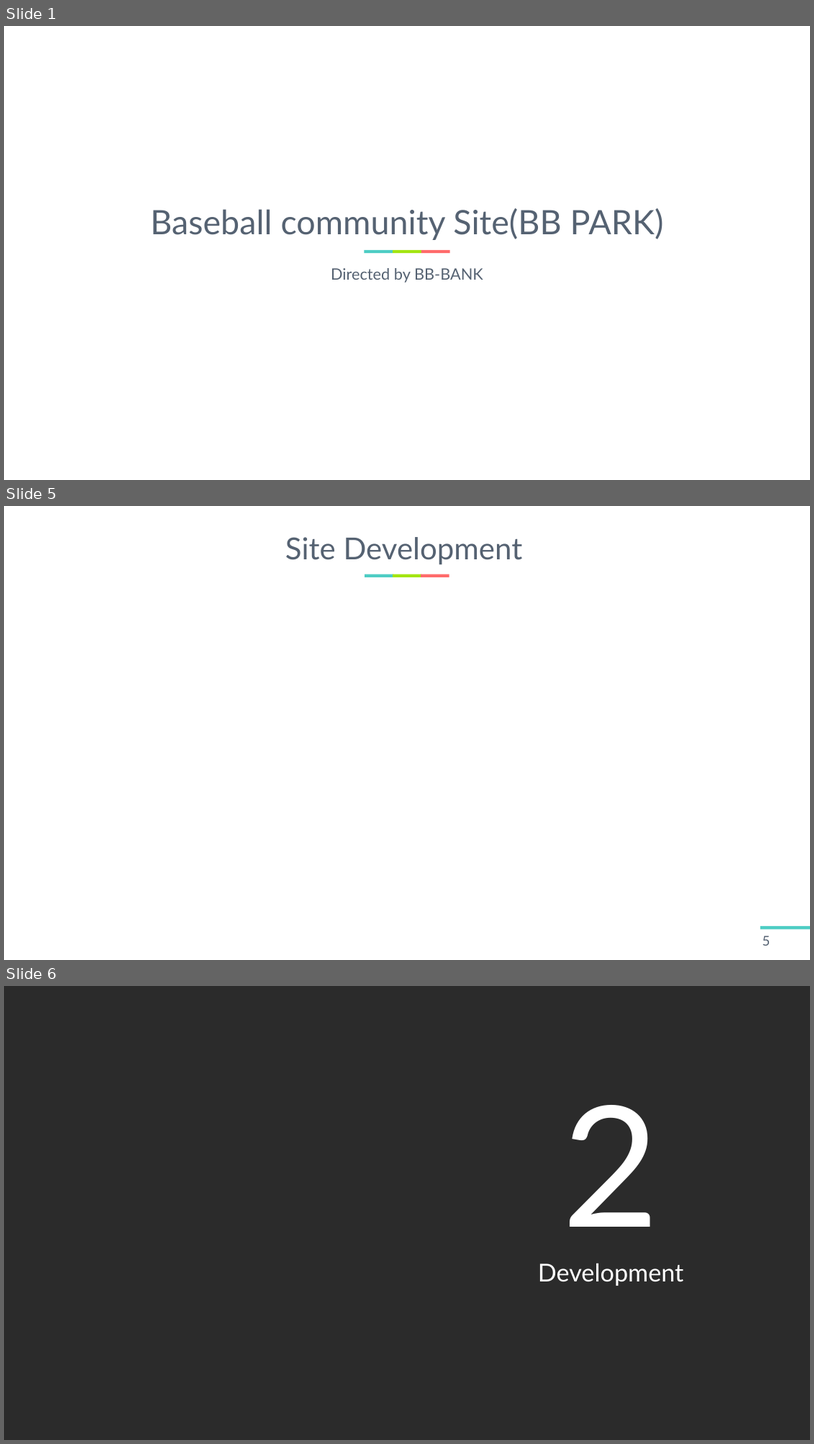
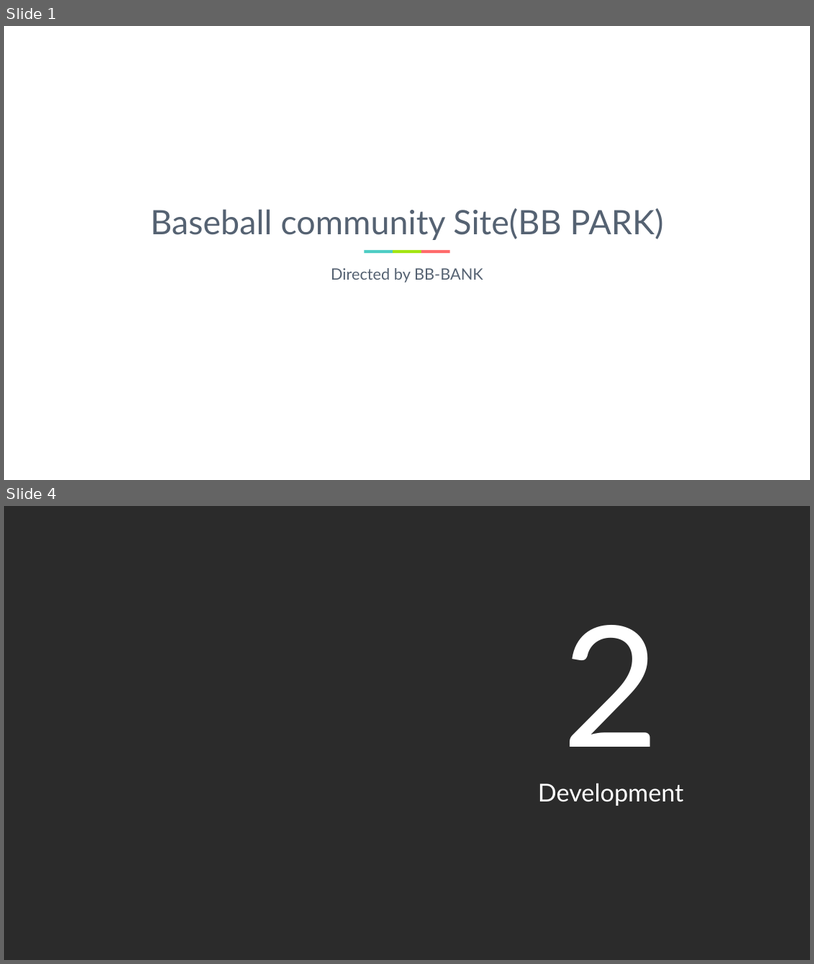
Before and after one commit to LouisKisaragi/BB-Bank, a slide deck: report/BB PANK 발표자료.pptx. Shown one above the other, each under a label of ours: slides 1, 5 and 6 before the commit, slides 1 and 4 after it; the slides between them are not shown. The pictures are 814x1444 and 814x964 pixels, drawn with LibreOffice and Linux fonts; fonts in the diff are those of the drawing; background and template pictures are left out; a plain dark background stands for a picture behind light text. Boxes give left, top, right and bottom in pixels: in the first picture for what was removed or moved away, otherwise in the second. Text is boxed around its words. In the diff, an @@ line names an element or a change of style, - is before the commit and + after.

```diff
--- a/report/BB PANK 발표자료.pptx
+++ b/report/BB PANK 발표자료.pptx
@@ slide 5 removed at [4,506,810,960], background #FFFFFF @@
@@ title removed at [286,537,523,564] @@
-Site Development
@@ rectangle removed at [365,574,394,577] @@
@@ rectangle removed at [393,574,422,577] @@
@@ rectangle removed at [421,574,450,577] @@
@@ rectangle removed at [761,926,810,929] @@
@@ page number removed at [763,935,771,945] @@
-5
@@ what was slide 6 is now slide 4 @@
```
Also in this commit, not shown: 8 slides changed, 5 slides added, 7 other slides removed, 1 other file.
